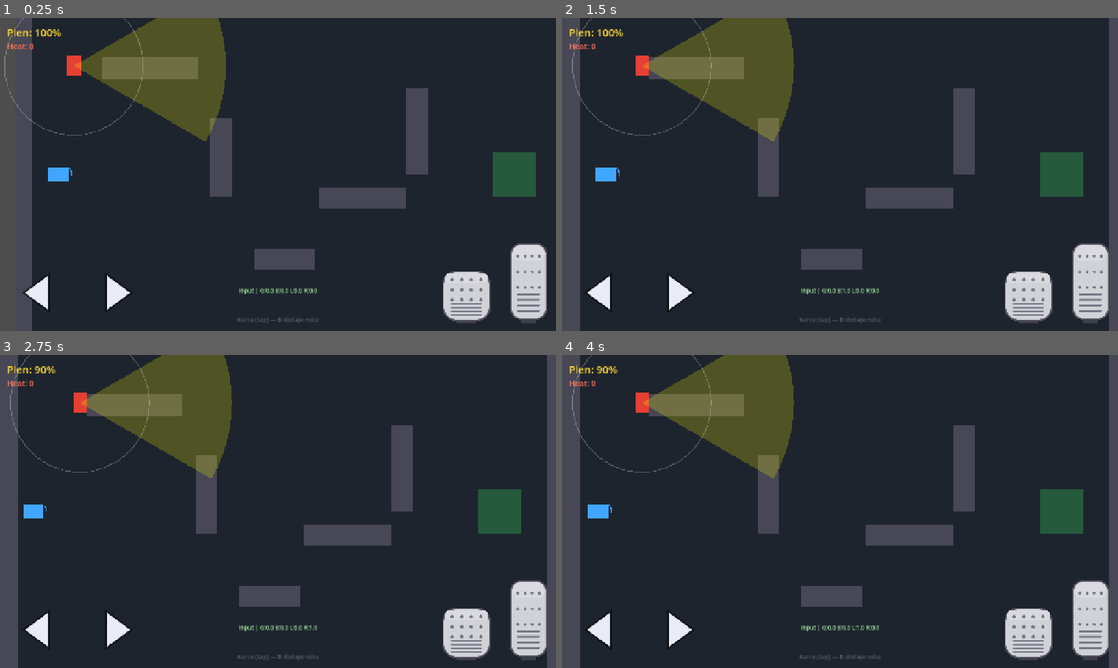
Above: before the commit, frames 1-4 (two rows, left to right).
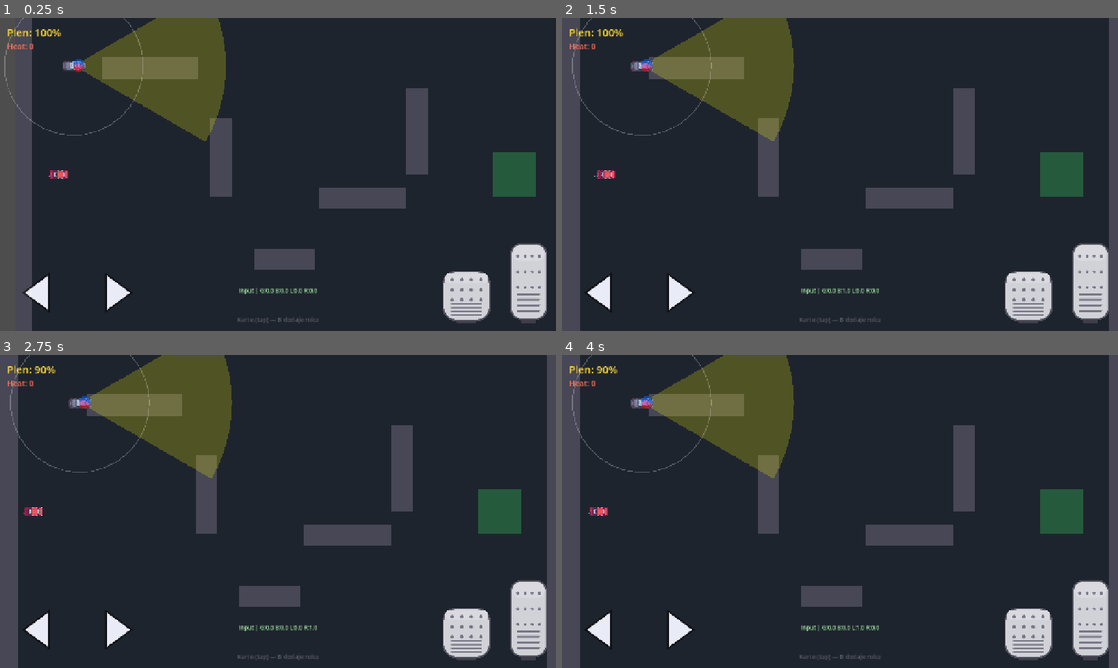
Above: after the commit, the same moments.

Repository: Gubari/Getaway-Racing
Game: Godot game, scene res://scenes/main/main.tscn
Two runs of this game, one before a commit and one after it. Both use one fixed random seed, a clock stepped at 60 frames per second and the inputs below.
Inputs:
- Up to frame 1 (0.25 s): no input
- Up to frame 2 (1.5 s): hold D (steer_right) 0.53-1.28 s; tap W (gas) at 0.6, 1.35 s; tap Enter at 1.25 s; hold S (brake) from 1.28 s (still down)
- Up to frame 3 (2.75 s): release S (brake) at 2.03 s; hold D (steer_right) from 2.03 s (still down); tap W (gas) at 2.1 s
- Up to frame 4 (4 s): tap W (gas) at 2.85, 3.6 s; tap Space at 3.5 s; release D (steer_right) at 3.53 s; hold A (steer_left) from 3.53 s (still down)

The runs differ from the first frame. In frame 1, 0.4% of the frame differs, in the area x 8-16%, y 12-53%; in frame 2, 0.4%; in frame 3, 0.4%; in frame 4, 0.4%.

Commit message:
Player i police direkcioni sprajtovi + animacije
- Player: top-down vozi-animacija (6 frejmova), rotacija fizikom
- Police: drive animacija + chasing/searching sirena (chasing tekstura)

Co-authored-by: Cursor <cursoragent@cursor.com>

Diff:
--- a/scenes/player/player.gd
+++ b/scenes/player/player.gd
@@ -31,6 +31,10 @@
 @export var crash_zoom_punch: float = 0.07
 @export var crash_wobble_max_deg: float = 10.0
 @export var crash_squash_amount: float = 0.18
+
+@export_group("Sprite")
+@export var car_anim_fps: float = 14.0
+@export var car_anim_frames: int = 6
 
 @export_group("Sharp Turn")
 @export var sharp_turn_loot_penalty: float = 1.5
@@ -53,8 +57,10 @@
 var _crash_juice_intensity: float = 0.0
 var _crash_wobble: float = 0.0
 var _camera_base_zoom: Vector2 = Vector2.ONE
+var _car_anim_accum: float = 0.0
 
 @onready var _camera: Camera2D = $Camera2D
+@onready var _car_sprite: Sprite2D = $CarSprite
 
 func _ready() -> void:
 	add_to_group(Constants.GROUP_PLAYER)
@@ -62,7 +68,7 @@
 	_prev_rotation = rotation
 	_camera_base_zoom = _camera.zoom
 	_camera.make_current()
-	queue_redraw()
+	_update_car_sprite()
 
 func setup_camera_limits(arena: Rect2) -> void:
 	_camera.limit_left = int(arena.position.x)
@@ -105,7 +111,7 @@
 		_sharp_turn_cooldown_left = maxf(0.0, _sharp_turn_cooldown_left - delta)
 	if _crash_juice_time_left > 0.0:
 		_crash_juice_time_left = maxf(0.0, _crash_juice_time_left - delta)
-		queue_redraw()
+	_update_car_sprite(delta)
 	_update_camera_shake(delta)
 
 func _update_camera_shake(delta: float) -> void:
@@ -214,7 +220,7 @@
 	global_position += normal * knockback
 	_forward_speed = 0.0
 	velocity = Vector2.ZERO
-	queue_redraw()
+	_update_car_sprite()
 
 func _detect_sharp_turn(delta: float) -> void:
 	if _sharp_turn_cooldown_left > 0.0:
@@ -233,36 +239,24 @@
 	GameState.sharp_turn.emit(sharp_turn_loot_penalty)
 	_sharp_turn_cooldown_left = sharp_turn_cooldown
 
-func _draw() -> void:
-	var squash := 1.0
-	var stretch := 1.0
+## Top-down sprite (nos = +X). Sprite je dete tela pa se rotira zajedno sa
+## fizikom. Frejmovi (6) se vrte kao vozi-animacija dok se auto krece, a
+## ovde dodajemo i crash "juice": blagi wobble + crveni flash.
+## Gameplay (knockback, shake) ostaje u fizici, netaknut.
+func _update_car_sprite(delta: float = 0.0) -> void:
+	if _car_sprite == null:
+		return
+
+	if absf(_forward_speed) > 5.0:
+		_car_anim_accum += delta * car_anim_fps
+		_car_sprite.frame = int(_car_anim_accum) % car_anim_frames
+
 	var wobble_angle := 0.0
+	var flash := 0.0
 	if _crash_juice_time_left > 0.0 and crash_shake_duration > 0.0:
 		var t := _crash_juice_time_left / crash_shake_duration
-		squash = 1.0 + crash_squash_amount * t
-		stretch = 1.0 - crash_squash_amount * 0.75 * t
 		wobble_angle = _crash_wobble * t
-
-	# Lokalni prostor: nos auta je uvek +X (rotation cvora vec okrece sprite).
-	var forward := Vector2.RIGHT.rotated(wobble_angle)
-	var right := forward.orthogonal()
-
-	var body := PackedVector2Array([
-		-right * 16.0 * squash + forward * -24.0 * stretch,
-		right * 16.0 * squash + forward * -24.0 * stretch,
-		right * 16.0 * squash + forward * 24.0 * stretch,
-		-right * 16.0 * squash + forward * 24.0 * stretch,
-	])
-	var nose := PackedVector2Array([
-		right * 16.0 * squash + forward * 24.0 * stretch,
-		right * 8.0 * squash + forward * 32.0 * stretch,
-		-right * 8.0 * squash + forward * 32.0 * stretch,
-	])
-
-	var body_color := Color(0.25, 0.65, 1.0)
-	if _crash_juice_time_left > 0.0:
-		var flash := clampf(_crash_juice_intensity, 0.0, 1.0)
-		body_color = body_color.lerp(Color(1.0, 0.35, 0.25), flash * 0.65)
-
-	draw_colored_polygon(body, body_color)
-	draw_colored_polygon(nose, body_color.darkened(0.15))
+		flash = clampf(_crash_juice_intensity, 0.0, 1.0) * t
+
+	_car_sprite.rotation = wobble_angle
+	_car_sprite.modulate = Color.WHITE.lerp(Color(1.0, 0.45, 0.4), flash * 0.7)
--- a/scenes/player/player.tscn
+++ b/scenes/player/player.tscn
@@ -1,18 +1,24 @@
-[gd_scene load_steps=3 format=3]
+[gd_scene format=3 uid="uid://bcesjo4k441x7"]
 
-[ext_resource type="Script" path="res://scenes/player/player.gd" id="1"]
+[ext_resource type="Script" uid="uid://cji4388qyux64" path="res://scenes/player/player.gd" id="1"]
+[ext_resource type="Texture2D" uid="uid://b2xtd3m2ggr8i" path="res://assets/sprites/vehicles/player_car_drive.png" id="2"]
 
 [sub_resource type="RectangleShape2D" id="1"]
 size = Vector2(32, 48)
 
-[node name="Player" type="CharacterBody2D" groups=["player"]]
-collision_layer = 1
+[node name="Player" type="CharacterBody2D" unique_id=731337925 groups=["player"]]
 collision_mask = 4
 script = ExtResource("1")
 
-[node name="CollisionShape2D" type="CollisionShape2D" parent="."]
+[node name="CollisionShape2D" type="CollisionShape2D" parent="." unique_id=1010217735]
 shape = SubResource("1")
 
-[node name="Camera2D" type="Camera2D" parent="."]
+[node name="CarSprite" type="Sprite2D" parent="." unique_id=2074711484]
+texture_filter = 1
+scale = Vector2(0.75, 0.75)
+texture = ExtResource("2")
+hframes = 6
+
+[node name="Camera2D" type="Camera2D" parent="." unique_id=357124143]
 position_smoothing_enabled = true
 position_smoothing_speed = 10.0
--- a/scenes/police/police.gd
+++ b/scenes/police/police.gd
@@ -22,6 +22,13 @@
 @export var catch_distance: float = 28.0      # kad te stigne izbliza -> uhvacen
 @export var turn_speed: float = 9.0           # glatkoca rotacije (lerp)
 
+@export_group("Sprite")
+@export var car_anim_fps: float = 14.0
+
+const TEX_NORMAL := preload("res://assets/sprites/police/police_car_drive.png")
+const TEX_CHASING := preload("res://assets/sprites/police/police_car_chasing_drive.png")
+const CAR_ANIM_FRAMES := 6
+
 var state: State = State.CHASE                # nivo pocinje ODMAH u CHASE
 var player: Node2D = null
 var home_position: Vector2                    # gde se vraca u RETURNING
@@ -37,8 +44,11 @@
 var _last_dist: float = INF
 var _stuck_timer: float = 0.0
 
+var _car_anim_accum: float = 0.0
+
 @onready var los_ray: RayCast2D = $LineOfSight
 @onready var agent: NavigationAgent2D = $NavigationAgent2D
+@onready var _car_sprite: Sprite2D = $CarSprite
 
 func _ready() -> void:
 	add_to_group(Constants.GROUP_POLICE)
@@ -60,7 +70,24 @@
 		State.SEARCHING: _do_searching(delta, can_see)
 		State.RETURNING: _do_returning(delta, can_see)
 
+	_update_car_sprite(delta)
 	queue_redraw()   # da se vision cone iscrta
+
+## Sprite je dete tela pa se rotira sa fizikom (nos = +X). U CHASE i SEARCHING
+## state-u koristi chasing teksturu (upaljene sirene) i animira stalno; u
+## RETURNING koristi normalnu teksturu koja se animira samo dok se krece.
+func _update_car_sprite(delta: float) -> void:
+	if _car_sprite == null:
+		return
+
+	var sirens_on := state == State.CHASE or state == State.SEARCHING
+	var tex := TEX_CHASING if sirens_on else TEX_NORMAL
+	if _car_sprite.texture != tex:
+		_car_sprite.texture = tex
+
+	if sirens_on or velocity.length() > 5.0:
+		_car_anim_accum += delta * car_anim_fps
+		_car_sprite.frame = int(_car_anim_accum) % CAR_ANIM_FRAMES
 
 # --- VISION: ugao + domet + line-of-sight ---
 func _can_see_player() -> bool:
@@ -204,10 +231,6 @@
 
 # --- VIZUELNI KONUS (ziri mora da vidi "kad me vide") ---
 func _draw() -> void:
-	draw_colored_polygon(
-		PackedVector2Array([Vector2(-16, -24), Vector2(16, -24), Vector2(16, 24), Vector2(-16, 24)]),
-		Color(0.9, 0.25, 0.2)
-	)
 	var col := Color.RED
 	if state == State.SEARCHING: col = Color.YELLOW
 	elif state == State.RETURNING: col = Color.GRAY
--- a/scenes/police/police.tscn
+++ b/scenes/police/police.tscn
@@ -1,6 +1,7 @@
-[gd_scene load_steps=3 format=3]
+[gd_scene load_steps=4 format=3]
 
 [ext_resource type="Script" path="res://scenes/police/police.gd" id="1"]
+[ext_resource type="Texture2D" path="res://assets/sprites/police/police_car_drive.png" id="2"]
 
 [sub_resource type="RectangleShape2D" id="1"]
 size = Vector2(32, 48)
@@ -13,6 +14,12 @@
 [node name="CollisionShape2D" type="CollisionShape2D" parent="."]
 shape = SubResource("1")
 
+[node name="CarSprite" type="Sprite2D" parent="."]
+texture_filter = 1
+texture = ExtResource("2")
+hframes = 6
+scale = Vector2(0.75, 0.75)
+
 [node name="LineOfSight" type="RayCast2D" parent="."]
 target_position = Vector2(350, 0)
 
Binary file added: assets/sprites/police/police_car_chasing_drive.png
Not shown, added: assets/sprites/police/police_car_chasing_drive.png.import
Binary file added: assets/sprites/police/police_car_drive.png
Not shown, added: assets/sprites/police/police_car_drive.png.import
Binary file added: assets/sprites/vehicles/player_car_drive.png
Not shown, added: assets/sprites/vehicles/player_car_drive.png.import
